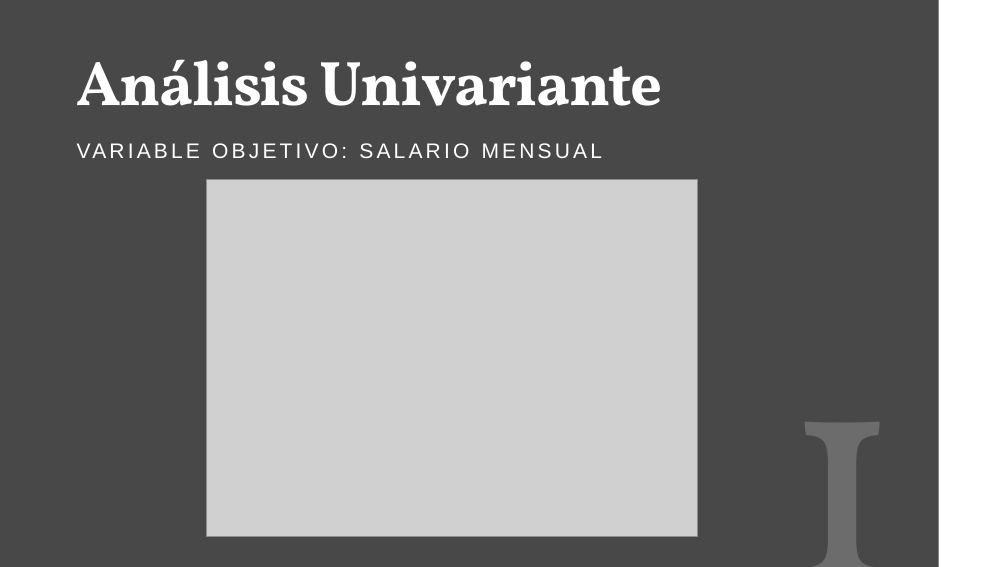
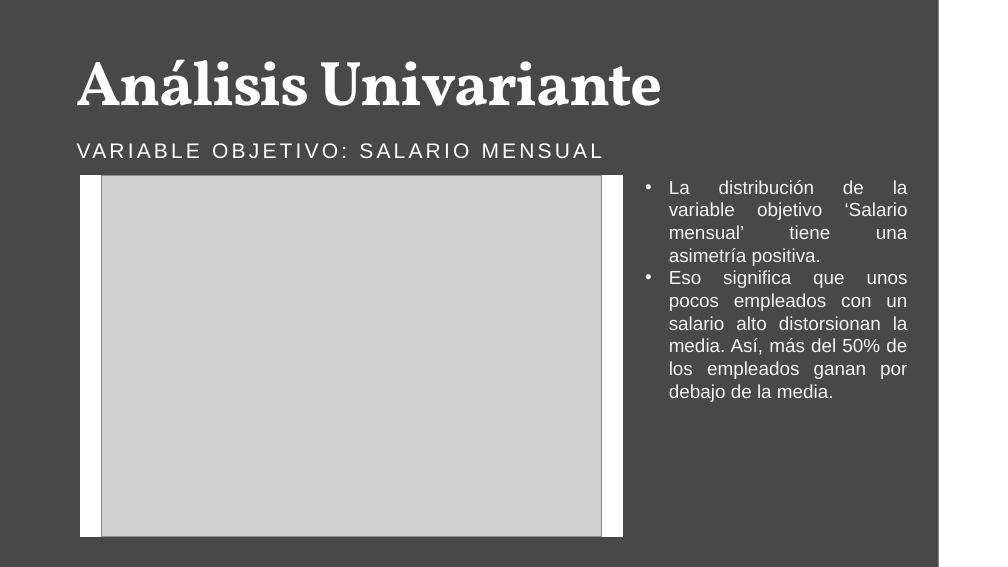
Before and after one commit to rafamd1/EDA_MI_SUELDO_Y_YO, a slide deck: slide 8 of Mi sueldo y yo.pptx. Drawn at 1008x567 pixels with LibreOffice and Linux fonts; fonts in the diff are those of the drawing; grey boxes stand for pictures. Boxes give left, top, right and bottom in pixels: in the first picture for what was removed or moved away, otherwise in the second. Text is boxed around its words. In the diff, an @@ line names an element or a change of style, - is before the commit and + after.

```diff
--- a/Mi sueldo y yo.pptx
+++ b/Mi sueldo y yo.pptx
@@ rectangle added at (80,175,622,537), fill #FFFFFF, outline #FFFFFF 1 pt @@
@@ picture: place and size @@
-picture at (206,179,697,537)
+picture at (101,175,601,537)
@@ text added at (669,180,908,402), 18 pt, text #F2F2F2 @@
+• La distribución de la variable objetivo ‘Salario mensual’ tiene una asimetría positiva.
+• Eso significa que unos pocos empleados con un salario alto distorsionan la media. Así, más del 50% de los empleados ganan por debajo de la media.
@@ text removed at (706,390,911,567) @@
-1
```
Also in this commit, not shown: 8 other slides changed, 1 other file.
